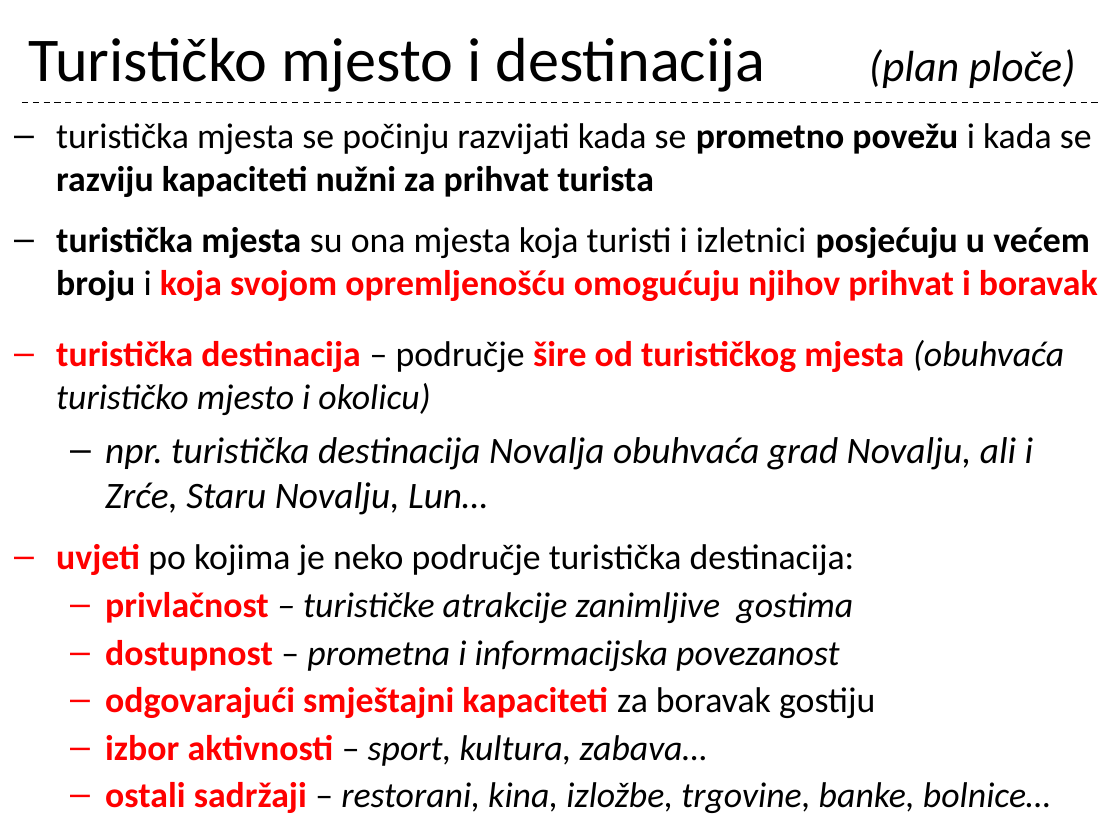
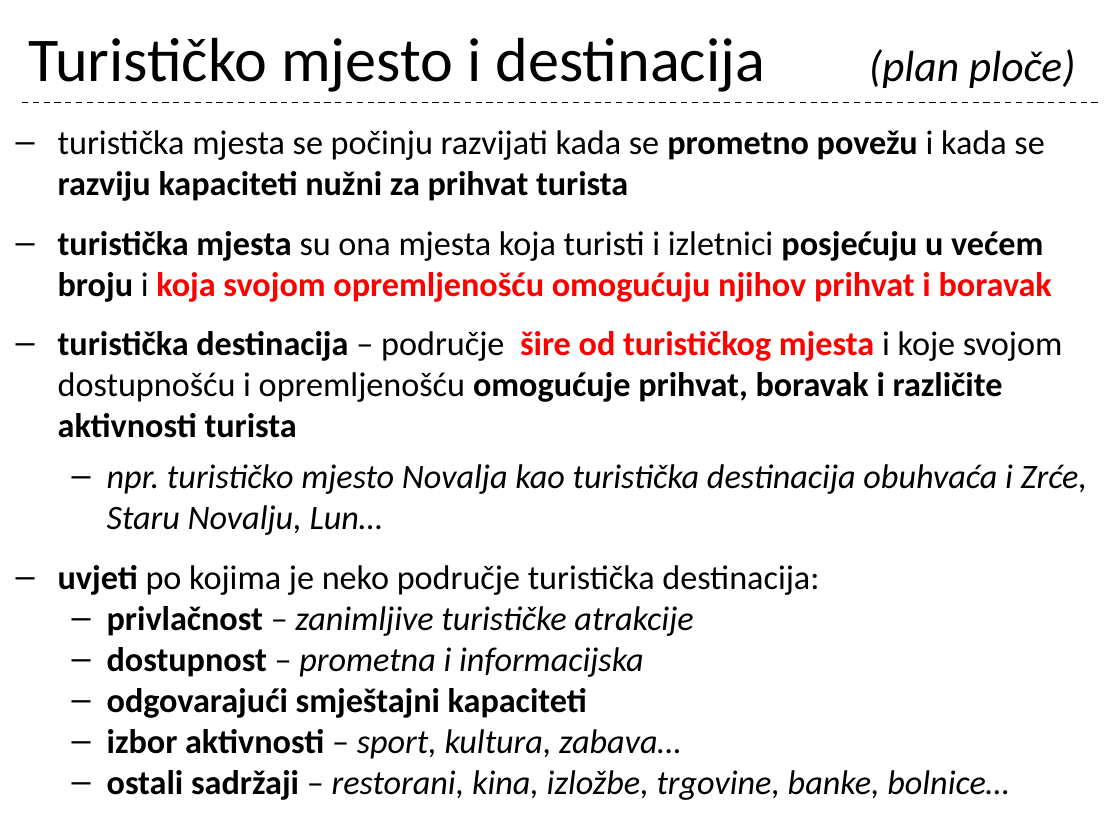
Before and after one commit to cornx/print, a slide deck: slide 39 of data/prezentacije/osnove_turizma/001_Turizam_uvod.pptx. Drawn at 1120x840 pixels with LibreOffice and Linux fonts; fonts in the diff are those of the drawing. Boxes give left, top, right and bottom in pixels: in the first picture for what was removed or moved away, otherwise in the second. Text is boxed around its words. In the diff, an @@ line names an element or a change of style, - is before the commit and + after.

```diff
--- a/data/prezentacije/osnove_turizma/001_Turizam_uvod.pptx
+++ b/data/prezentacije/osnove_turizma/001_Turizam_uvod.pptx
@@ text "turistička mjesta se počinju razvijati ...": place and size @@
-text "turistička mjesta se počinju razvijati ..." at (56,123,1098,813)
+text "turistička mjesta se počinju razvijati ..." at (58,130,1087,800)
@@ text at (58,130,1052,800): size 23 to 22 pt in "turistička mjesta se počinju razvijati kada se ...", "turistička mjesta su ona mjesta koja turisti ...", "uvjeti po kojima je neko područje turistička ...", "izbor aktivnosti – sport, kultura, zabava…" and 1 more places; text colour #FF0000 to #000000 in "uvjeti", "izbor aktivnosti", "ostali sadržaji"; less space between paragraphs @@
@@ text at (58,331,1087,535): text changed; size 23 to 22 pt; italic off @@
-– turistička destinacija – područje šire od turističkog mjesta (obuhvaća turističko mjesto i okolicu)
-  – npr. turistička destinacija Novalja obuhvaća grad Novalju, ali i Zrće, Staru Novalju, Lun…
+– turistička destinacija – područje šire od turističkog mjesta i koje svojom dostupnošću i opremljenošću omogućuje prihvat, boravak i različite aktivnosti turista
+  – npr. turističko mjesto Novalja kao turistička destinacija obuhvaća i Zrće, Staru Novalju, Lun…
@@ text at (107,606,693,718): text changed; size 23 to 22 pt; bold on @@
-  – privlačnost – turističke atrakcije zanimljive gostima
-  – dostupnost – prometna i informacijska povezanost
-  – odgovarajući smještajni kapaciteti za boravak gostiju
+  – privlačnost – zanimljive turističke atrakcije
+  – dostupnost – prometna i informacijska
+  – odgovarajući smještajni kapaciteti
```
Also in this commit, not shown: 8 other slides changed.
